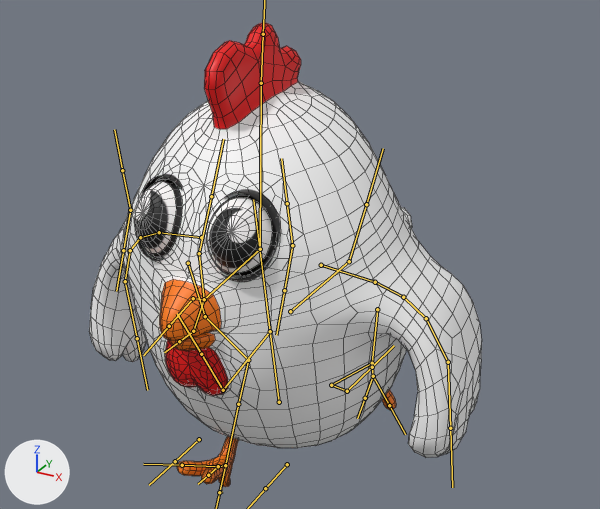
The FBX model Assets/HellsChicken/3D Models/Chicken_animations.fbx as it was, and as the next commit left it.
The view is the same before and after, from a 50 mm camera at (0.617, -1.088, 0.998) aimed at (-0.015, 0.062, 0.423). The lights are fixed; the arrows at lower left show +X, +Y and +Z. Both versions are drawn at frame 1 of the action 'Chicken|Forward'; the numbers are the values there. The bones that bend it are drawn over the model as lines. Mesh edges are drawn as thin lines on the coarser meshes.

The first picture shows 'Chicken_mesh'.
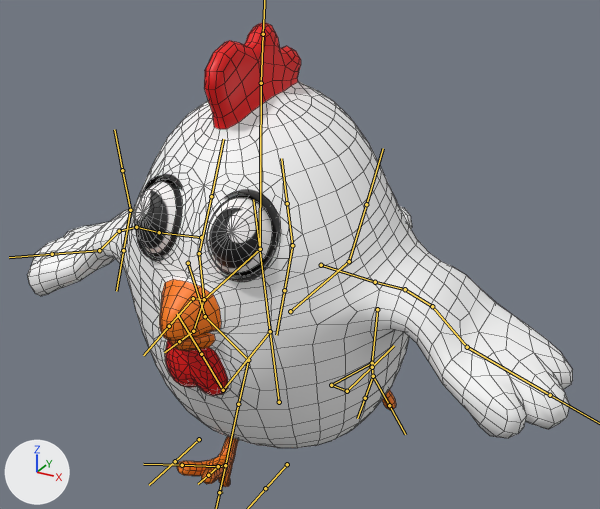
Where the change shows, as pixel boxes (x1, y1, x2, y2) in the pictures (600 x 509 px):
'Chicken_mesh', posed (39% wider)
    before: (89, 23, 482, 487)
    after: (27, 23, 573, 487)
bone 'wing2.L', root to tip
    before: (375, 282) to (403, 297)
    after: (375, 282) to (405, 289)
bone 'wing5.L', root to tip
    before: (448, 362) to (450, 428)
    after: (467, 347) to (550, 395)
bone 'wing2.R', root to tip
    before: (159, 232) to (140, 237)
    after: (159, 232) to (136, 227)
bone 'wing5.R', root to tip
    before: (125, 281) to (137, 338)
    after: (99, 250) to (52, 254)

Diff of the bpy script that builds the scene:
```diff
--- a/Assets/HellsChicken/3D Models/Chicken_animations.fbx.py
+++ b/Assets/HellsChicken/3D Models/Chicken_animations.fbx.py
@@ bone_wing2_l @@
 bone_wing2_l = bpy.data.objects['Chicken'].pose.bones['wing2.L']  # child of 'wing1.L'
-bone_wing2_l.rotation_quaternion = (0.996, 0.086, 0.0, 0.0)  # degrees (10, 0, 0)
+bone_wing2_l.rotation_quaternion = (0.998, -0.058, 0.0, 0.0)  # degrees (-7, 0, 0)
@@ bone_wing5_l @@
 bone_wing5_l = bpy.data.objects['Chicken'].pose.bones['wing5.L']  # child of 'wing4.L'
-bone_wing5_l.rotation_quaternion = (1.0, 0.027, 0.0, 0.0)  # degrees (3, 0, 0)
+bone_wing5_l.rotation_quaternion = (0.919, -0.394, 0.0, 0.0)  # degrees (-46, 0, 0)
@@ bone_wing2_r @@
 bone_wing2_r = bpy.data.objects['Chicken'].pose.bones['wing2.R']  # child of 'wing1.R'
-bone_wing2_r.rotation_quaternion = (0.989, -0.15, 0.0, 0.0)  # degrees (-17, 0, 0)
+bone_wing2_r.rotation_quaternion = (0.997, 0.071, 0.0, 0.0)  # degrees (8, 0, 0)
@@ bone_wing5_r @@
 bone_wing5_r = bpy.data.objects['Chicken'].pose.bones['wing5.R']  # child of 'wing4.R'
-bone_wing5_r.rotation_quaternion = (1.0, 0.0, 0.0, 0.0)  # degrees (0, 0, 0)
+bone_wing5_r.rotation_quaternion = (0.918, 0.396, 0.0, 0.0)  # degrees (47, 0, 0)
```
